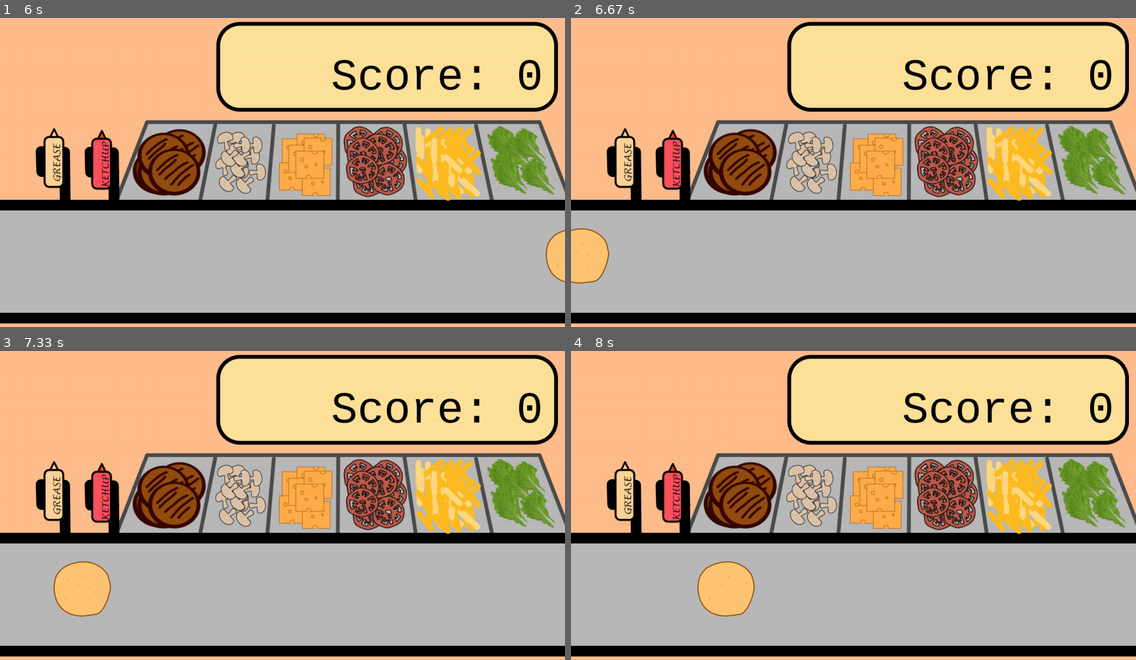
Above: before the commit, frames 1-4 (two rows, left to right).
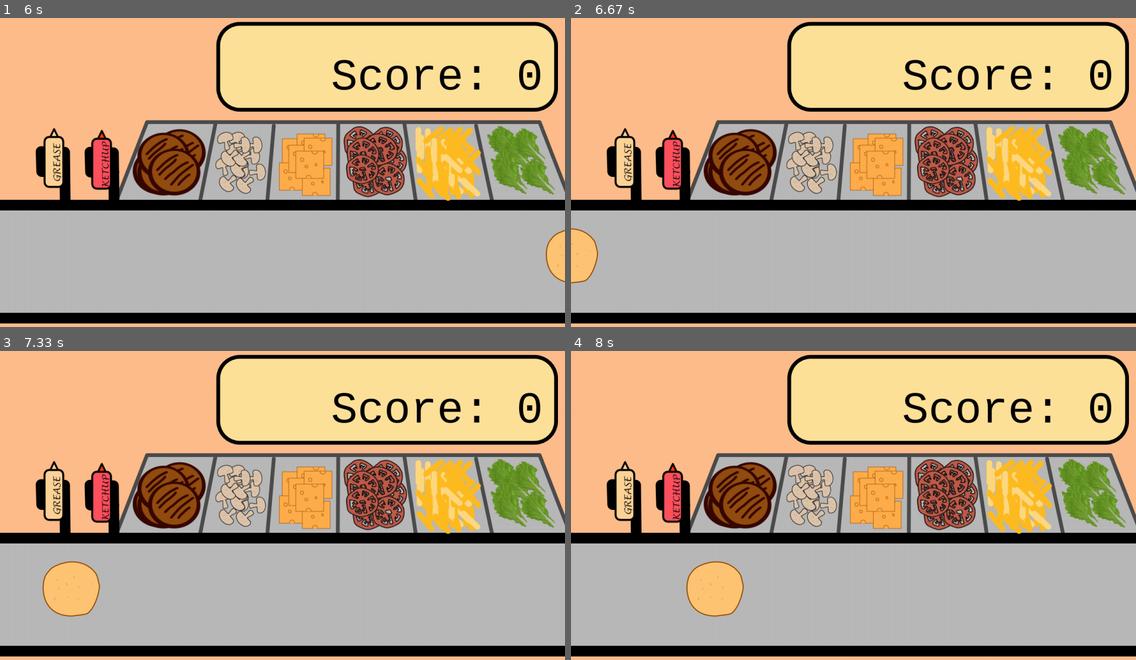
Above: after the commit, the same moments.

Repository: gorangor/fatmood
Game: pygame game, started from pygamegame.py
Same seed, same stepped clock (60 frames per second), same inputs: the game is played once before the commit and once after it.
Inputs (mouse positions are in pixels of both pictures, inside the frame that each line leads up to):
- Up to frame 1 (6 s): press the mouse at (107, 262) at 0.37 s; move the mouse to (203, 277) at 0.47 s; release the mouse at (299, 293) at 0.6 s; press the mouse at (107, 262) at 0.7 s; move the mouse to (101, 163) at 0.8 s; release the mouse at (96, 64) at 0.93 s
- Up to frame 2 (6.67 s): press the mouse at (678, 262) at 6.27 s; move the mouse to (723, 178) at 6.37 s; release the mouse at (774, 92) at 6.5 s
- Up to frame 3 (7.33 s): no input
- Up to frame 4 (8 s): no input

Frame 1 is identical in both runs. In frame 2, 0.4% of the frame differs, in the area x 0-7%, y 68-87%; in frame 3, 0.8%; in frame 4, 0.8%, in the area x 20-33%, y 68-87%.

Commit message:
added a thing so you die

Diff:
--- a/pygamegame.py
+++ b/pygamegame.py
@@ -82,6 +82,8 @@
         pass
 
     def redrawAll(self, screen):
+        if self.score < 0:
+            self.init()
         peachColor = (255, 189,140)
         screen.fill(peachColor)
         for item in self.toDraw:
@@ -100,9 +102,12 @@
                 if self.burger.ingredients == self.burger.recipe:
                     self.score += 1
                     self.bunSpeed += 1
+                else:
+                    self.score -= 1
                 self.burger.draw()
                 self.burger.ingredients = [self.burger.recipe[0]]
                 self.burger.x = -100
+
             scoretext = pygame.font.SysFont("monospace", 100).\
             render("Score: " + str(self.score), 1, (0, 0, 0))
             screen.blit(scoretext, (750, 90))
